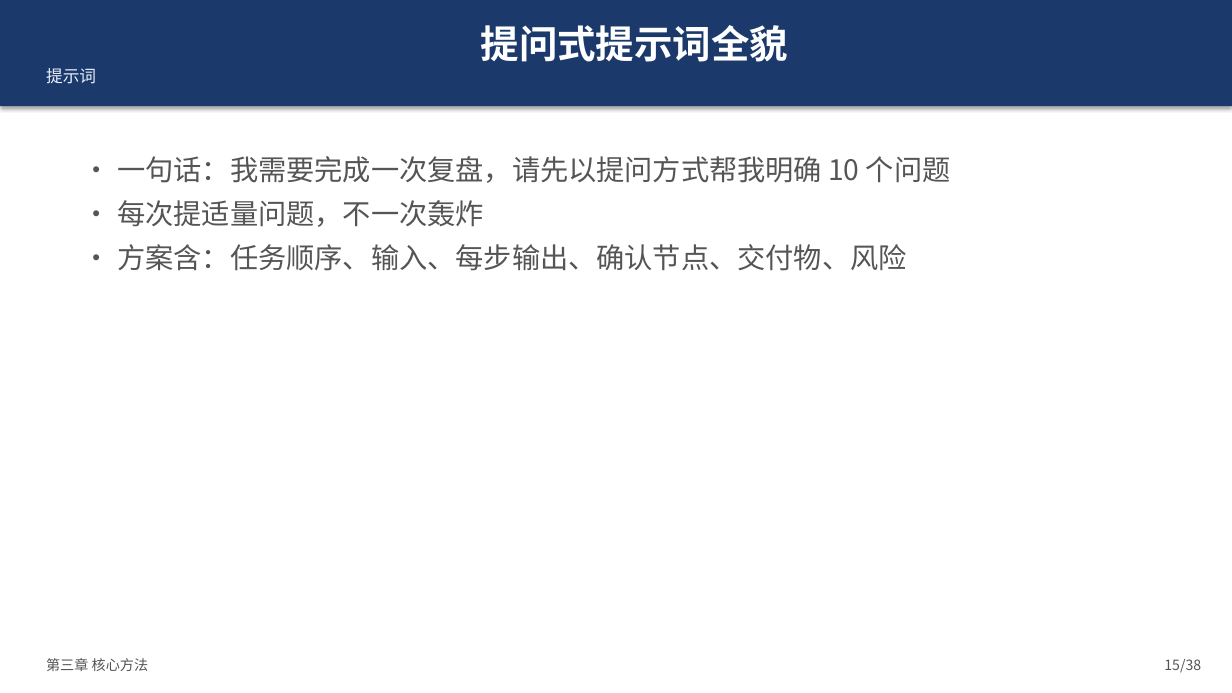
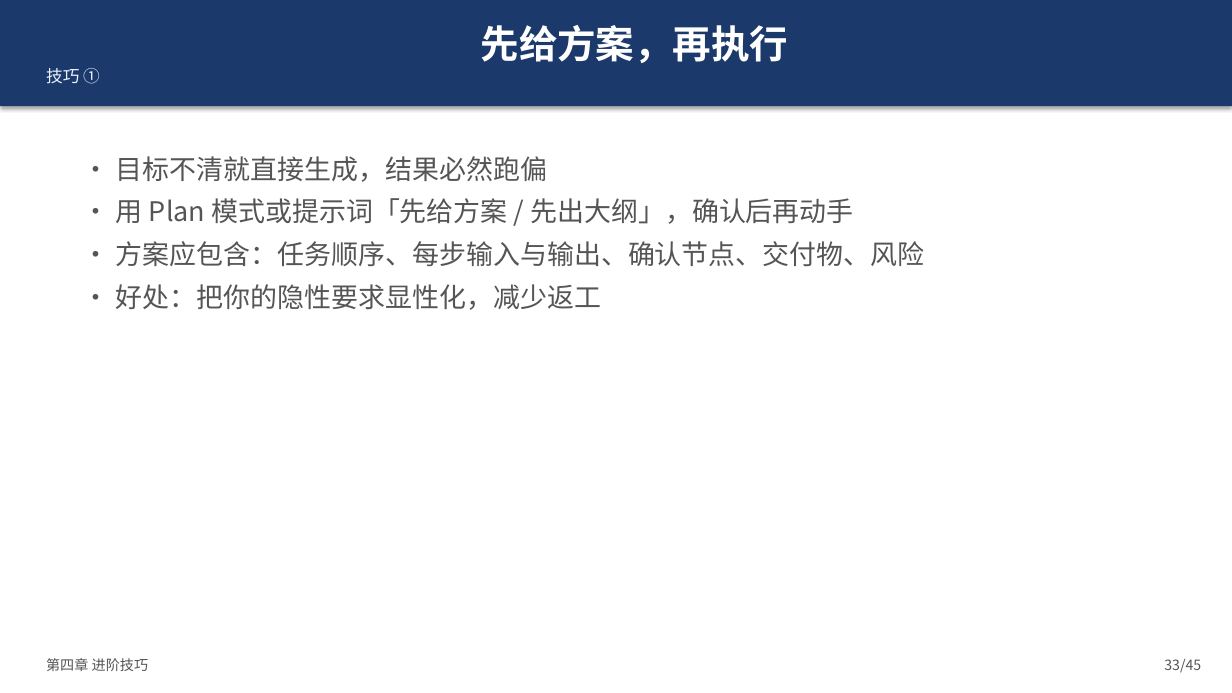
Before and after one commit to onehount/workbuddy-beginner-training, a slide deck: slide 33 of 02-slides/workbuddy-beginner-training.pptx (slide 15 before the commit). Drawn at 1232x693 pixels with LibreOffice and Linux fonts; fonts in the diff are those of the drawing. Boxes give left, top, right and bottom in pixels: in the first picture for what was removed or moved away, otherwise in the second. Text is boxed around its words. In the diff, an @@ line names an element or a change of style, - is before the commit and + after.

Commit message:
v1.1: 课程PPT重构为功能导向结构（45页）
- 先讲 WorkBuddy 各功能是什么/干什么/怎么用/在哪里
- 用青屿茶研案例演示每个功能的具体使用流程
- 新增界面三区总览示意图 + 10大功能四象限说明页
- 进阶技巧：先给方案再执行、出错五步纠正、提示词四要素、四查清单
- Demo 结果仅顺带展示
- 更新 README 议程表与 CHANGELOG

```diff
--- a/02-slides/workbuddy-beginner-training.pptx
+++ b/02-slides/workbuddy-beginner-training.pptx
@@ text in rectangle at bbox=[481, 25, 789, 63]: text changed @@
-提问式提示词全貌
-提示词
+先给方案，再执行
+技巧 ①
@@ text at bbox=[116, 156, 925, 310]: text changed; size 22 to 21 pt @@
-• 一句话：我需要完成一次复盘，请先以提问方式帮我明确 10 个问题
-• 每次提适量问题，不一次轰炸
-• 方案含：任务顺序、输入、每步输出、确认节点、交付物、风险
+• 目标不清就直接生成，结果必然跑偏
+• 用 Plan 模式或提示词「先给方案 / 先出大纲」，确认后再动手
+• 方案应包含：任务顺序、每步输入与输出、确认节点、交付物、风险
+• 好处：把你的隐性要求显性化，减少返工
@@ text at bbox=[46, 658, 149, 671]: text changed @@
-第三章 核心方法
+第四章 进阶技巧
@@ text at bbox=[1164, 659, 1201, 673]: text changed @@
-15/38
+33/45
```
Also in this commit, not shown: 16 other slides changed, 28 slides added, 21 slides removed, 6 other files.
